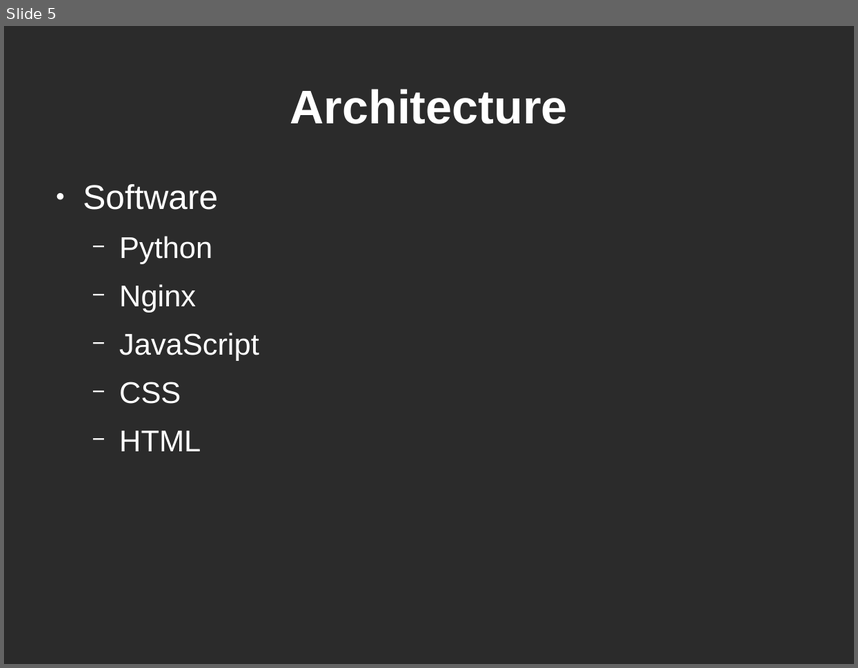
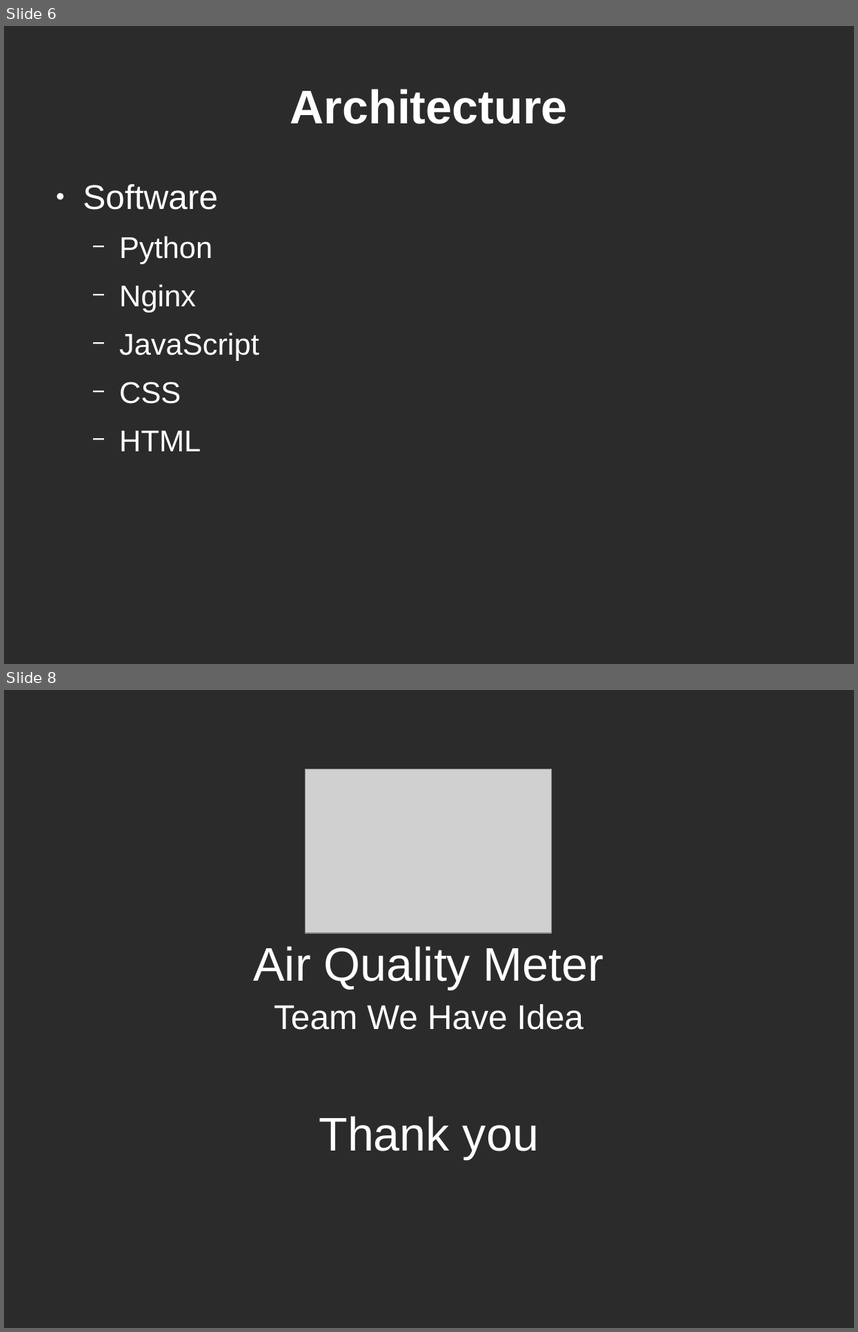
Before and after one commit to kamicavi/WeHaveIdea-Presentation, a slide deck: presentation.odp. Shown one above the other, each under a label of ours: slide 5 before the commit, slides 6 and 8 after it; the slides between them are not shown. The pictures are 858x668 and 858x1332 pixels, drawn with LibreOffice and Linux fonts; fonts in the diff are those of the drawing; grey boxes stand for pictures; background and template pictures are left out; a plain dark background stands for a picture behind light text. Boxes give left, top, right and bottom in pixels: in the first picture for what was removed or moved away, otherwise in the second. Text is boxed around its words. In the diff, an @@ line names an element or a change of style, - is before the commit and + after.

```diff
--- a/presentation.odp
+++ b/presentation.odp
@@ slide 8 added at <box>4,690,854,1328</box>, background picture (left out) @@
@@ picture added at <box>306,769,552,933</box> @@
@@ title added at <box>253,946,604,989</box>, 44 pt, text #FFFFFF @@
+Air Quality Meter
@@ text added at <box>274,1004,584,1029</box>, 32 pt, text #FFFFFF @@
+Team We Have Idea
@@ title added at <box>319,1116,539,1159</box>, 44 pt, text #FFFFFF @@
+Thank you
@@ what was slide 5 is now slide 6 @@
```
Also in this commit, not shown: 1 slide changed, 2 other slides added, 1 other file.
